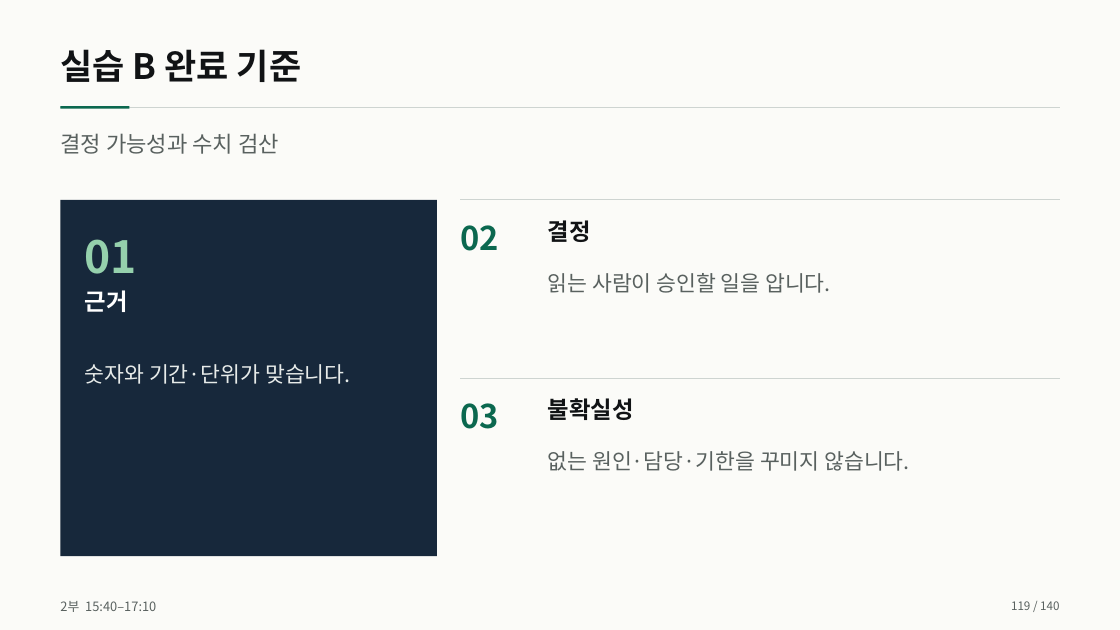
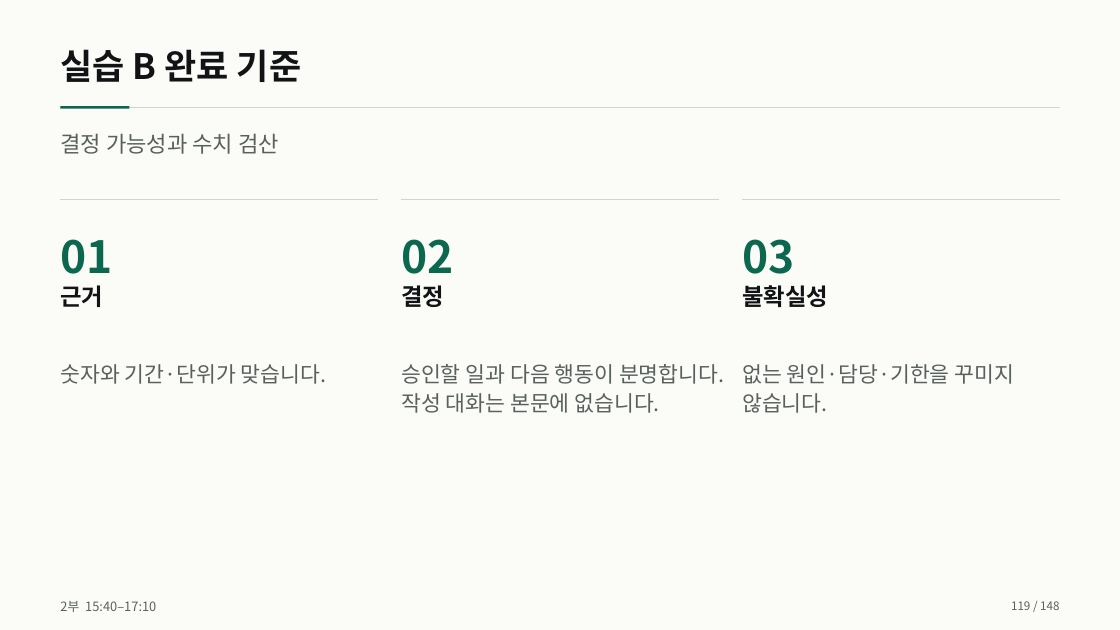
Before and after one commit to smilesjcha/how-to-work-better, a slide deck: slide 119 of lectures/20261007-daeryzen-ai-office/output/daeryzen-ai-office-20261007.pptx. Drawn at 1120x630 pixels with LibreOffice and Linux fonts; fonts in the diff are those of the drawing. Boxes give left, top, right and bottom in pixels: in the first picture for what was removed or moved away, otherwise in the second. Text is boxed around its words. In the diff, an @@ line names an element or a change of style, - is before the commit and + after.

```diff
--- a/lectures/20261007-daeryzen-ai-office/output/daeryzen-ai-office-20261007.pptx
+++ b/lectures/20261007-daeryzen-ai-office/output/daeryzen-ai-office-20261007.pptx
@@ rectangle removed at (60,200,437,556) @@
@@ line added from (60, 200) to (378, 200), #CED4D1 0.8 pt @@
@@ line moved from (460, 200) - (1060, 200) to (402, 200) - (719, 200) @@
@@ line moved from (460, 378) - (1060, 378) to (743, 200) - (1060, 200) @@
@@ text "01": place and size @@
-text "01" at (85,239,137,274)
+text "01" at (60,239,112,274)
@@ text "01" at (60,239,112,274): text colour #95D0AC to #0B684F @@
@@ text "02": place and size @@
-text "02" at (460,225,498,251)
+text "02" at (401,239,453,274)
@@ text "02" at (401,239,453,274): size 28 to 38 pt @@
@@ text "03" at (742,239,794,274): size 28 to 38 pt @@
@@ text "03": place and size @@
-text "03" at (460,403,498,429)
+text "03" at (742,239,794,274)
@@ text "근거": place and size @@
-text "근거" at (85,290,128,312)
+text "근거" at (60,285,103,307)
@@ text "근거" at (60,285,103,307): text colour #FFFFFF to #111315 @@
@@ text "결정": place and size @@
-text "결정" at (548,220,591,242)
+text "결정" at (401,285,444,307)
@@ text "불확실성": place and size @@
-text "불확실성" at (548,398,634,420)
+text "불확실성" at (742,285,828,307)
@@ text "숫자와 기간·단위가 맞습니다.": place and size @@
-text "숫자와 기간·단위가 맞습니다." at (85,364,350,384)
+text "숫자와 기간·단위가 맞습니다." at (60,364,326,384)
@@ text "숫자와 기간·단위가 맞습니다." at (60,364,326,384): text colour #E7EBE9 to #59615F @@
@@ text "없는 원인·담당·기한을 꾸미지 않습니다." rewrapped from (548,451,909,471) to (742,364,1015,413) @@
@@ text at (401,364,724,413): text changed @@
-읽는 사람이 승인할 일을 압니다.
+승인할 일과 다음 행동이 분명합니다.
+작성 대화는 본문에 없습니다.
```
Also in this commit, not shown: 135 other slides changed, 12 slides added, 4 slides removed, 33 other files.
